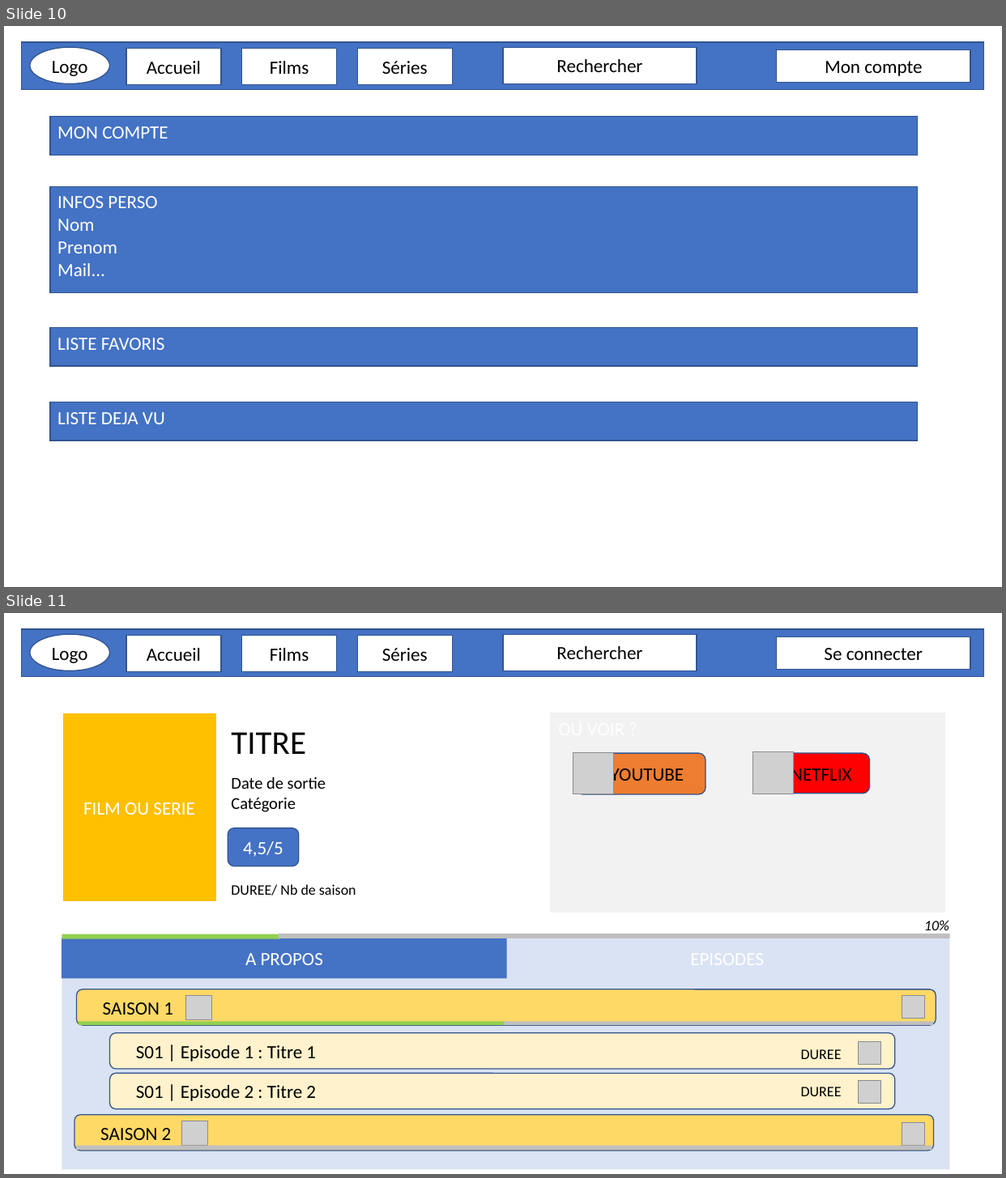
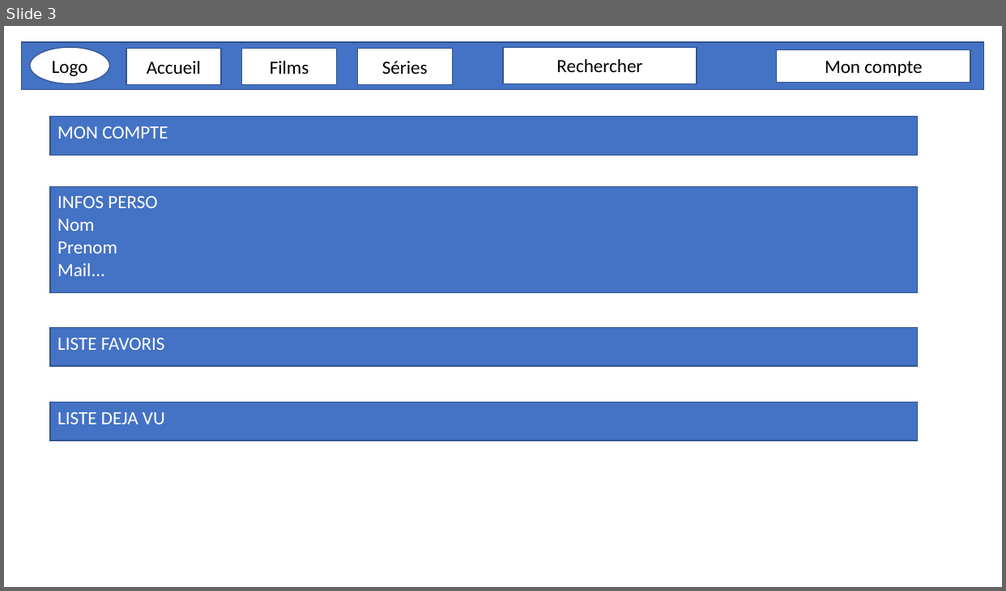
Before and after one commit to MartinBriday/PFF_WatchNow, a slide deck: docs/Projet_Preview.pptx. Shown one above the other, each under a label of ours: slides 10 and 11 before the commit, slide 3 after it. The pictures are 1006x1178 and 1006x591 pixels, drawn with LibreOffice and Linux fonts; fonts in the diff are those of the drawing; grey boxes stand for pictures. Boxes give left, top, right and bottom in pixels: in the first picture for what was removed or moved away, otherwise in the second. Text is boxed around its words. In the diff, an @@ line names an element or a change of style, - is before the commit and + after.

```diff
--- a/docs/Projet_Preview.pptx
+++ b/docs/Projet_Preview.pptx
@@ slide 11 removed at [4,613,1002,1174], background #FFFFFF @@
@@ group removed at [21,629,984,677]: 6 rectangles, 1 ellipse @@
-Rechercher
-Accueil
-Films
-Séries
-Se connecter
-Logo
@@ rectangle removed at [62,713,217,903] @@
-FILM OU SERIE
@@ text removed at [231,732,306,754] @@
-TITRE
@@ rectangle removed at [552,713,945,913] @@
@@ picture removed at [573,753,614,795] @@
@@ rounded rectangle removed at [576,753,705,794] @@
-YOUTUBE
@@ picture removed at [752,752,794,794] @@
@@ rounded rectangle removed at [756,753,870,794] @@
-NETFLIX
@@ text removed at [231,777,326,812] @@
-Date de sortie
-Catégorie
@@ rounded rectangle removed at [228,828,299,867] @@
-4,5/5
@@ text removed at [231,884,356,896] @@
-DUREE/ Nb de saison
@@ text removed at [924,920,949,935] @@
-10%
@@ rectangle removed at [62,938,949,1169] @@
@@ rectangle removed at [62,938,507,978] @@
-A PROPOS
@@ rectangle removed at [62,934,280,939] @@
@@ rectangle removed at [279,934,950,938] @@
@@ rounded rectangle removed at [77,990,936,1025] @@
-SAISON 1
@@ picture removed at [186,995,211,1020] @@
@@ picture removed at [902,995,925,1018] @@
@@ rectangle removed at [78,1022,506,1025] @@
@@ rectangle removed at [504,1022,933,1025] @@
@@ rounded rectangle removed at [109,1033,895,1069] @@
-S01 | Episode 1 : Titre 1
@@ text removed at [801,1050,842,1059] @@
-DUREE
@@ picture removed at [859,1042,881,1064] @@
@@ rounded rectangle removed at [109,1073,895,1110] @@
-S01 | Episode 2 : Titre 2
@@ text removed at [801,1087,842,1097] @@
-DUREE
@@ picture removed at [859,1081,881,1103] @@
@@ rounded rectangle removed at [74,1115,934,1152] @@
-SAISON 2
@@ picture removed at [182,1122,207,1145] @@
@@ picture removed at [902,1122,925,1145] @@
@@ rectangle removed at [77,1146,932,1151] @@
@@ what was slide 10 is now slide 3 @@
```
Also in this commit, not shown: 2 slides changed, 1 slide added, 3 other slides removed, 23 other files.
